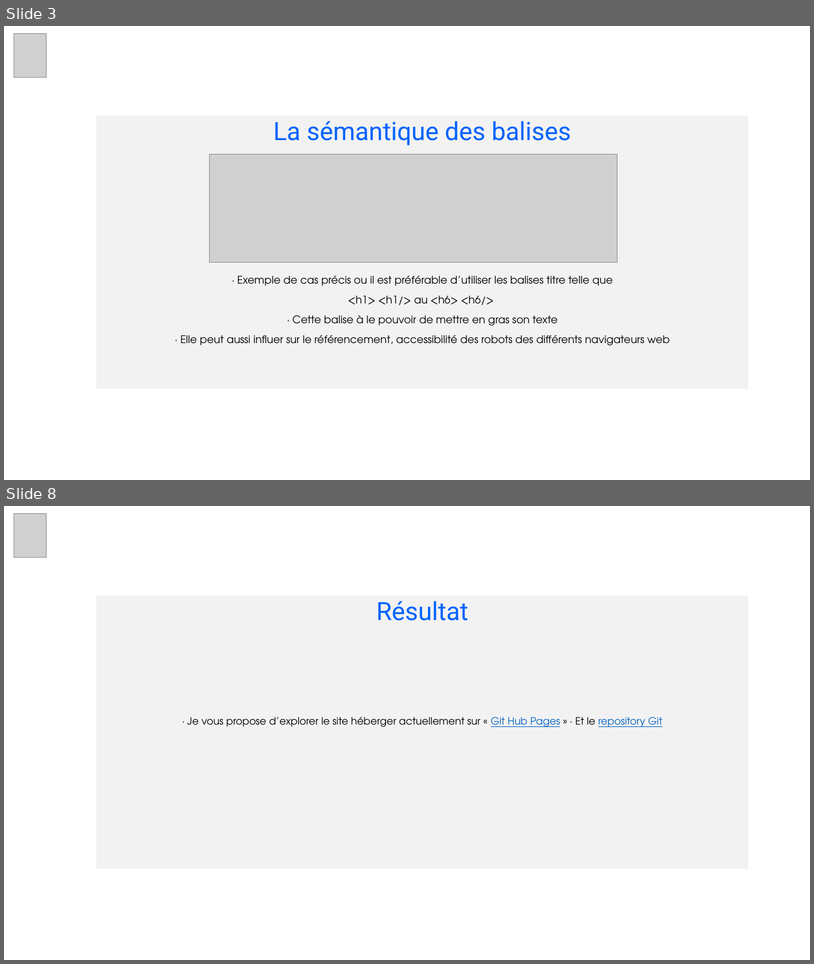
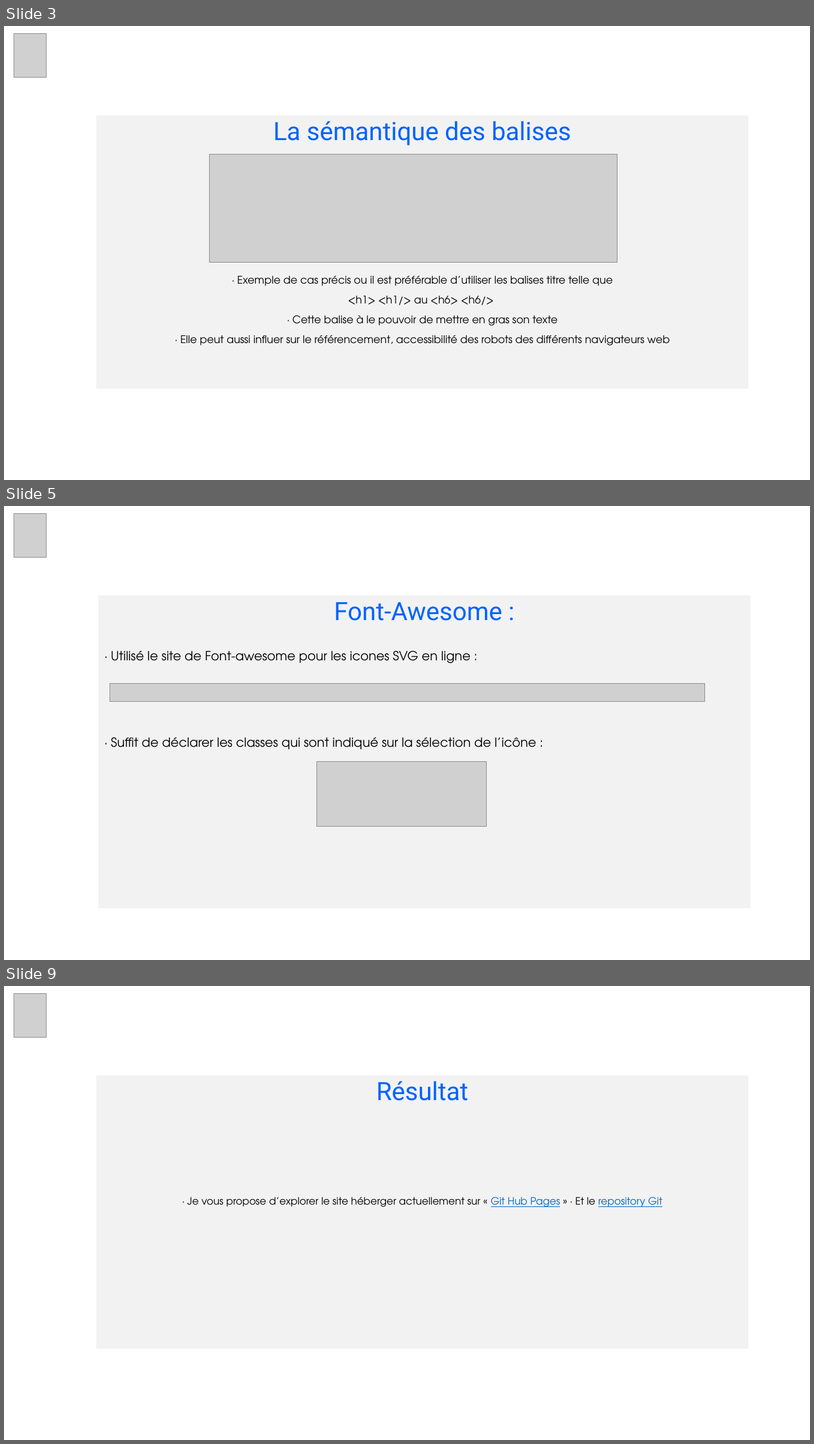
Before and after one commit to Lyss74/DercourtSulyvan_2_22102020, a slide deck: Presentation_Reservia_2_22102020.pptx. Shown one above the other, each under a label of ours: slides 3 and 8 before the commit, slides 3, 5 and 9 after it; the slides between them are not shown. The pictures are 814x964 and 814x1444 pixels, drawn with LibreOffice and Linux fonts; fonts in the diff are those of the drawing; grey boxes stand for pictures. Boxes give left, top, right and bottom in pixels: in the first picture for what was removed or moved away, otherwise in the second. Text is boxed around its words. In the diff, an @@ line names an element or a change of style, - is before the commit and + after.

```diff
--- a/Presentation_Reservia_2_22102020.pptx
+++ b/Presentation_Reservia_2_22102020.pptx
@@ slide 5 added at (4, 506, 810, 960), background #FFFFFF @@
@@ picture added at (14, 513, 47, 558) @@
@@ subtitle added at (98, 595, 751, 908), fill #F2F2F2, 15 pt, text #000000 @@
+Font-Awesome :
+· Utilisé le site de Font-awesome pour les icones SVG en ligne :
+· Suffit de déclarer les classes qui sont indiqué sur la sélection de l’icône :
@@ picture added at (110, 683, 705, 702) @@
@@ picture added at (317, 762, 487, 826) @@
@@ what was slide 8 is now slide 9 @@
```
Also in this commit, not shown: 2 slides changed, 3 other slides added, 3 slides removed.
